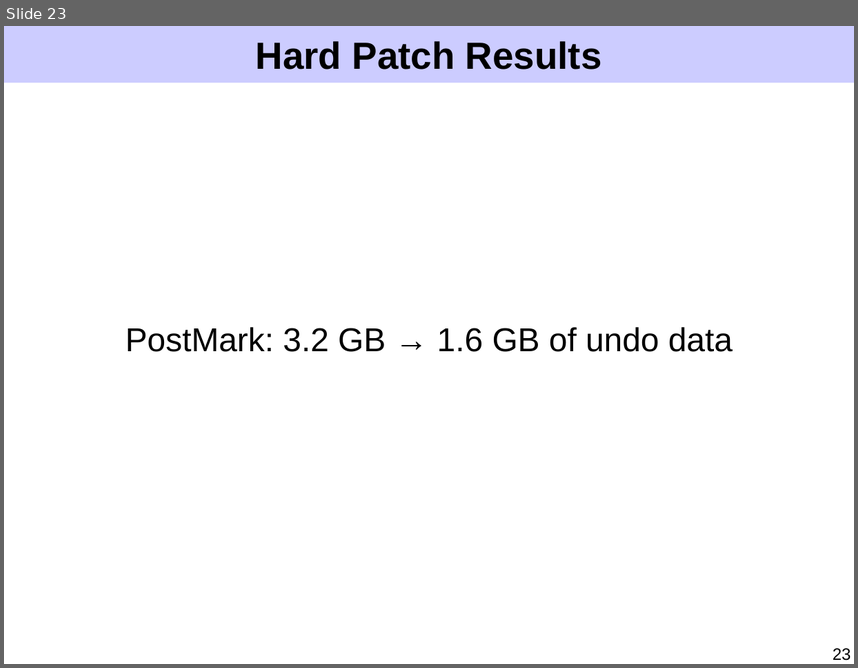
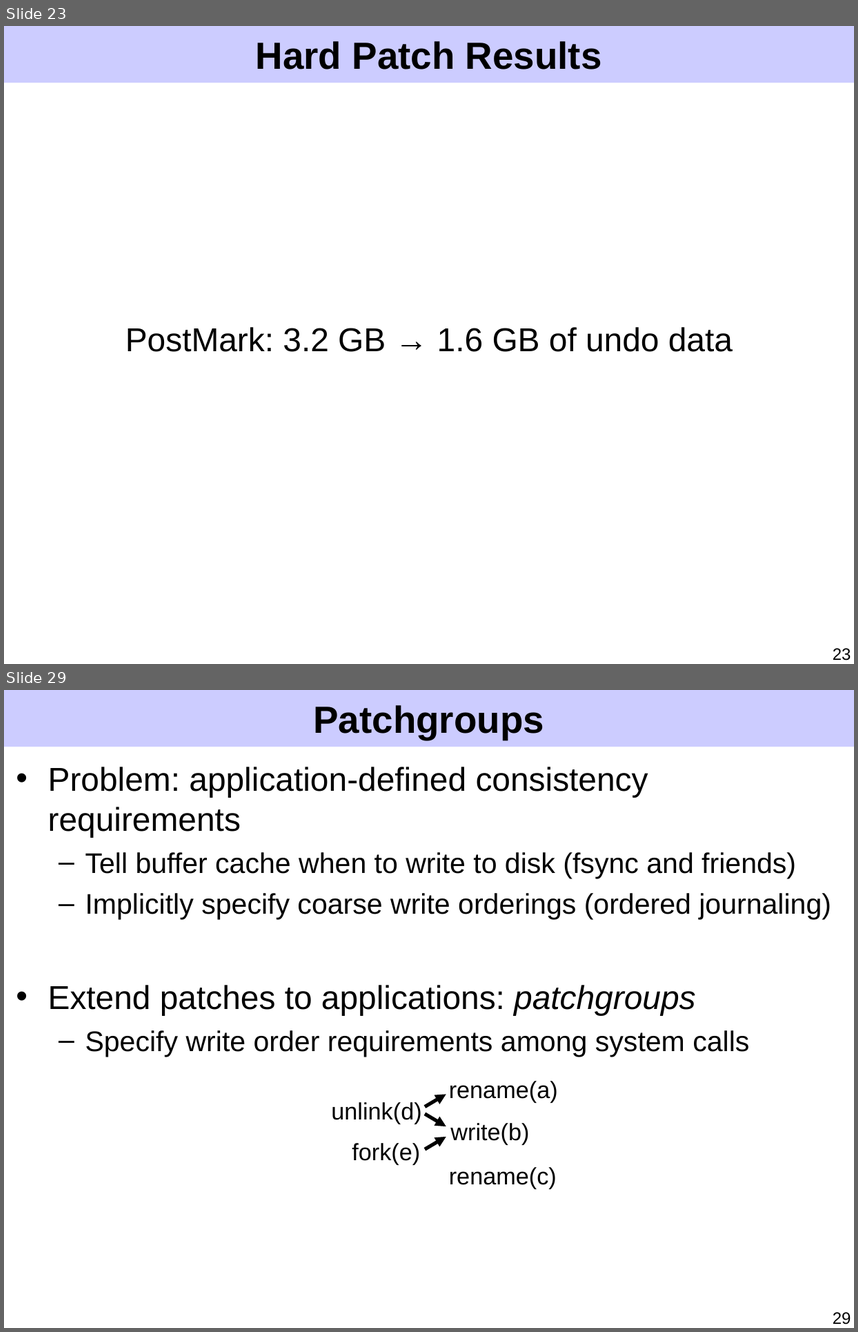
Before and after one commit to ucla-readable/fstitch-doc, a slide deck: sosp/pres.ppt. Shown one above the other, each under a label of ours: slide 23 before the commit, slides 23 and 29 after it; the slides between them are not shown. The pictures are 858x668 and 858x1332 pixels, drawn with LibreOffice and Linux fonts; fonts in the diff are those of the drawing. Boxes give left, top, right and bottom in pixels: in the first picture for what was removed or moved away, otherwise in the second. Text is boxed around its words. In the diff, an @@ line names an element or a change of style, - is before the commit and + after.

Commit message:
Slice, dice, and make remaining optimizations understandable, and make a first fill pass for patchgroups, implementation, evaluation, related work, and conclusions.

```diff
--- a/sosp/pres.ppt
+++ b/sosp/pres.ppt
@@ slide 29 added at [4,690,854,1328], background #FFFFFF; not listed: 1 template element that a slide beside it also shows @@
@@ title added at [313,705,544,740], 32 pt, text #000000, bold @@
+Patchgroups
@@ text added at [48,767,831,1056], 24 pt, text #000000 @@
+• Problem: application-defined consistency requirements
+  – Tell buffer cache when to write to disk (fsync and friends)
+  – Implicitly specify coarse write orderings (ordered journaling)
+• Extend patches to applications: patchgroups
+  – Specify write order requirements among system calls
@@ text added at [449,1081,558,1102], 20 pt, text #000000 @@
+rename(a)
@@ text added at [331,1102,421,1123], 20 pt, text #000000 @@
+unlink(d)
@@ arrow added from (425, 1107) to (446, 1094), #000000 3 pt @@
@@ arrow added from (425, 1114) to (446, 1126), #000000 3 pt @@
@@ text added at [450,1123,529,1145], 20 pt, text #000000 @@
+write(b)
@@ text added at [352,1143,420,1165], 20 pt, text #000000 @@
+fork(e)
@@ arrow added from (425, 1149) to (446, 1136), #000000 3 pt @@
@@ text added at [449,1167,557,1188], 20 pt, text #000000 @@
+rename(c)
@@ page number added at [833,1312,851,1324], 14 pt, text #000000 @@
+29
```
Also in this commit, not shown: 9 slides changed, 12 other slides added, 15 slides removed.
